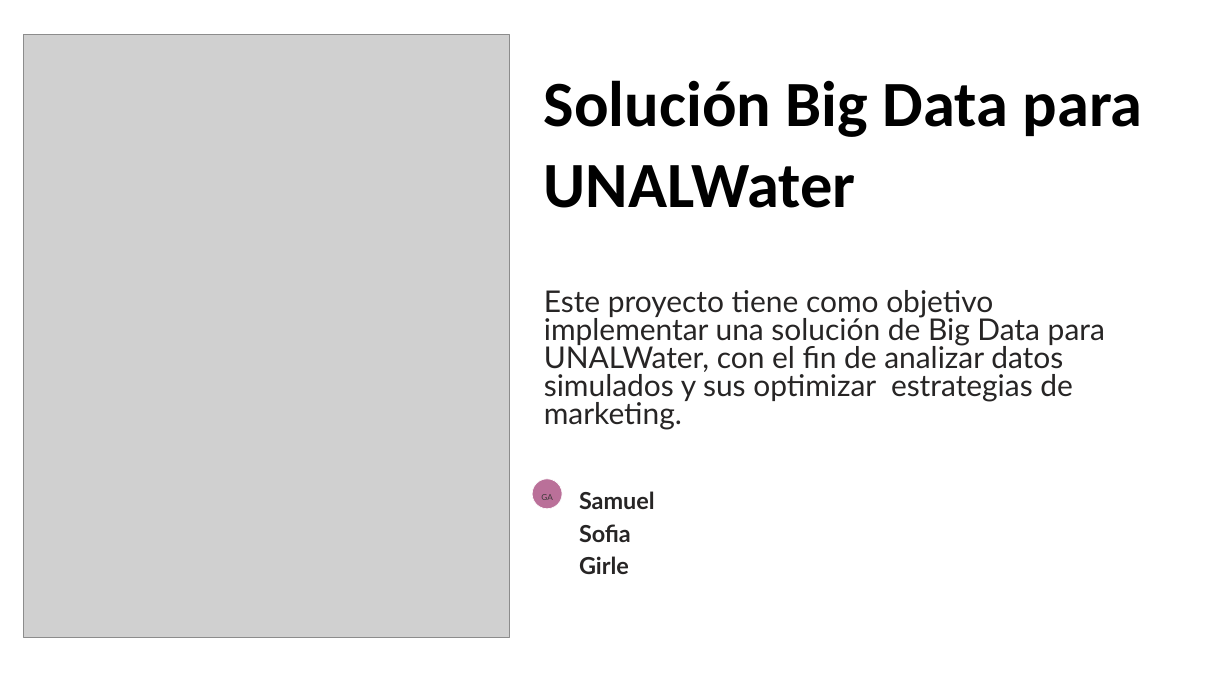
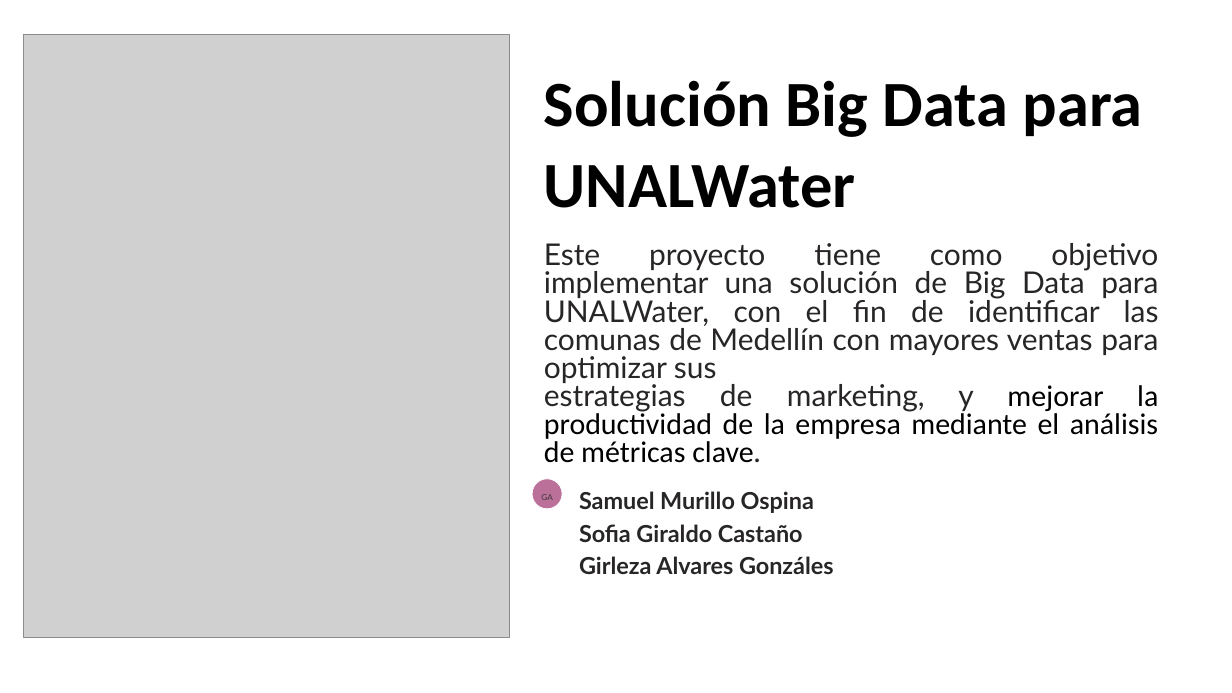
Before and after one commit to ysgiraldo/UNALWater_BD, a slide deck: slide 1 of files/Solucion-Big-Data-para-UNALWater.pptx. Drawn at 1232x693 pixels with LibreOffice and Linux fonts; fonts in the diff are those of the drawing; grey boxes stand for pictures; background and template pictures are left out. Boxes give left, top, right and bottom in pixels: in the first picture for what was removed or moved away, otherwise in the second. Text is boxed around its words. In the diff, an @@ line names an element or a change of style, - is before the commit and + after.

```diff
--- a/files/Solucion-Big-Data-para-UNALWater.pptx
+++ b/files/Solucion-Big-Data-para-UNALWater.pptx
@@ text at (x1=544, y1=243, x2=1159, y2=463): text changed @@
-Este proyecto tiene como objetivo implementar una solución de Big Data para UNALWater, con el fin de analizar datos simulados y sus optimizar estrategias de marketing.
+Este proyecto tiene como objetivo implementar una solución de Big Data para UNALWater, con el fin de identificar las comunas de Medellín con mayores ventas para optimizar sus
+estrategias de marketing, y mejorar la productividad de la empresa mediante el análisis de métricas clave.
@@ text at (x1=579, y1=491, x2=834, y2=574): text changed @@
-Samuel
-Sofia
-Girle
+Samuel Murillo Ospina
+Sofia Giraldo Castaño
+Girleza Alvares Gonzáles
```
Also in this commit, not shown: 5 other slides changed.
